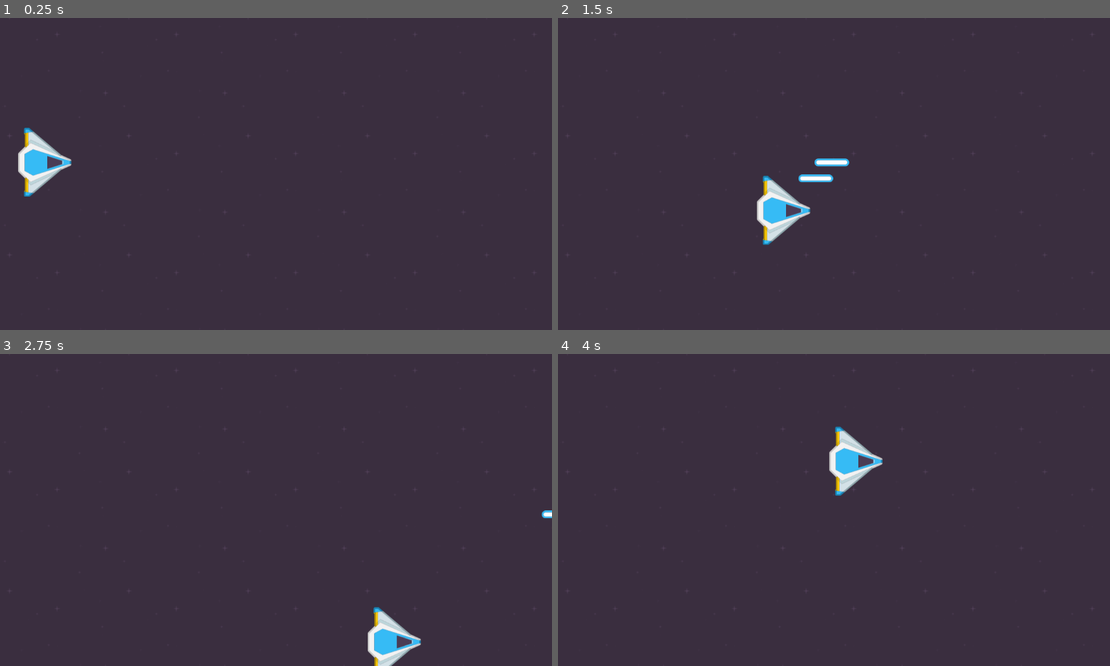
Above: before the commit, frames 1-4 (two rows, left to right).
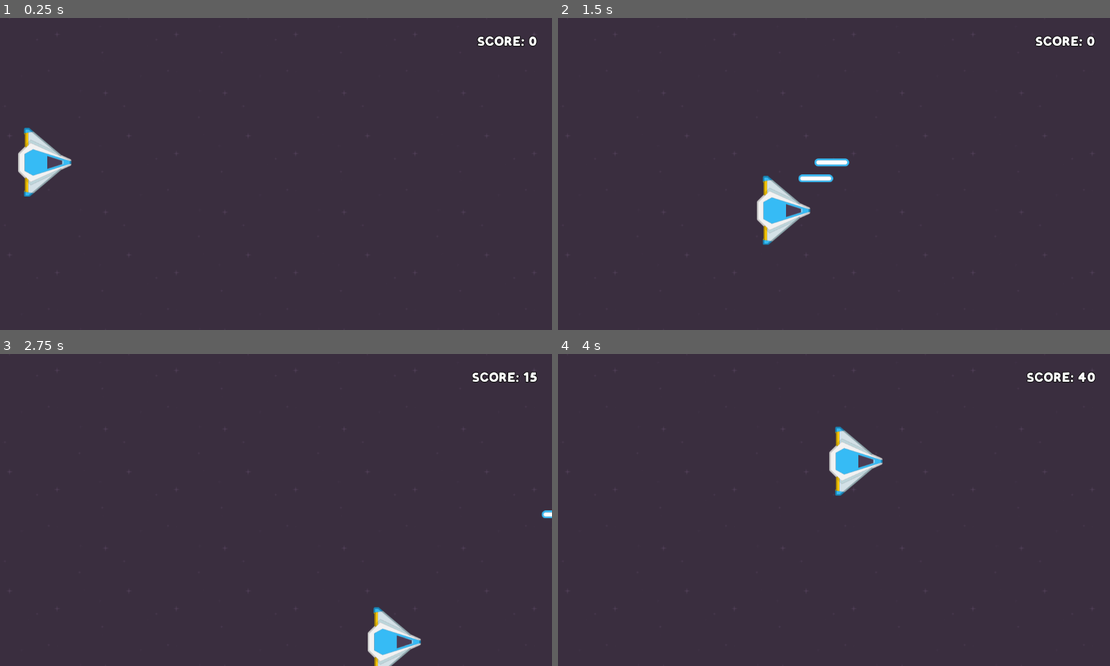
Above: after the commit, the same moments.

Repository: nikolasmdr08/Asteroid_shooter_godot
Game: Godot game, scene res://Scenes/main.tscn
The game is run twice, just before and just after one commit, with the same random seed, the same clock (stepped at 60 frames per second) and the same inputs.
Inputs:
- Up to frame 1 (0.25 s): no input
- Up to frame 2 (1.5 s): tap Enter at 0.5 s; hold D (right) 0.53-1.28 s; tap Z (fire) at 0.6, 1.35 s; hold S (down) from 1.28 s (still down)
- Up to frame 3 (2.75 s): release S (down) at 2.03 s; hold D (right) from 2.03 s (still down); tap Z (fire) at 2.1 s
- Up to frame 4 (4 s): release D (right) at 2.78 s; hold W (up) 2.78-3.53 s; tap Z (fire) at 2.85, 3.6 s; hold A (left) from 3.53 s (still down)

The runs differ from the first frame. In frame 1, 0.2% of the frame differs, in the area x 86-98%, y 5-10%; in frame 2, 0.2%; in frame 3, 0.3%; in frame 4, 0.3%, in the area x 84-98%, y 5-10%.

Commit message:
hud and score

Diff:
--- a/Scenes/Asteroids/asterorid.gd
+++ b/Scenes/Asteroids/asterorid.gd
@@ -4,8 +4,11 @@
 @export var max_move_speed: float
 @export var min_rotation_speed: float
 @export var max_rotation_speed: float
+
+@export var reward: int
 var move_speed: float
 var rotation_speed: float
+
 
 func _ready() -> void:
 	move_speed = randf_range(min_move_speed, max_move_speed)
@@ -18,5 +21,7 @@
 func _on_area_entered(area: Area2D) -> void:
 	var is_the_player = area.is_in_group("player")
 	var is_a_laser = area.is_in_group("laser")
+	if is_a_laser:
+		GameManager.add_score(reward)
 	if is_the_player or is_a_laser:
 		queue_free()
--- a/Scenes/Asteroids/big_asterorid.tscn
+++ b/Scenes/Asteroids/big_asterorid.tscn
@@ -1,6 +1,6 @@
 [gd_scene load_steps=4 format=3 uid="uid://c13adlphmivom"]
 
-[ext_resource type="Script" uid="uid://1ptiy7550r0q" path="res://Scenes/Asteroids/asterorid.gd" id="1_e6q2h"]
+[ext_resource type="Script" uid="uid://1ptiy7550r0q" path="res://scenes/asteroids/asterorid.gd" id="1_e6q2h"]
 [ext_resource type="Texture2D" uid="uid://jn5b0wj05dei" path="res://assets/sprites/rock-big.png" id="1_mpwei"]
 
 [sub_resource type="CircleShape2D" id="CircleShape2D_e6q2h"]
@@ -12,6 +12,7 @@
 max_move_speed = 400.0
 min_rotation_speed = 1.0
 max_rotation_speed = 3.0
+reward = 5
 metadata/_edit_group_ = true
 
 [node name="Sprite2D" type="Sprite2D" parent="."]
--- a/Scenes/Asteroids/medium_asteroid.tscn
+++ b/Scenes/Asteroids/medium_asteroid.tscn
@@ -1,7 +1,7 @@
 [gd_scene load_steps=4 format=3 uid="uid://dv6fpewnvjlfy"]
 
 [ext_resource type="Texture2D" uid="uid://chs4fekn8uh2f" path="res://assets/sprites/rock-medium.png" id="1_bbuue"]
-[ext_resource type="Script" uid="uid://1ptiy7550r0q" path="res://Scenes/Asteroids/asterorid.gd" id="1_dk8ra"]
+[ext_resource type="Script" uid="uid://1ptiy7550r0q" path="res://scenes/asteroids/asterorid.gd" id="1_dk8ra"]
 
 [sub_resource type="CircleShape2D" id="CircleShape2D_dk8ra"]
 radius = 51.2445
@@ -12,6 +12,7 @@
 max_move_speed = 400.0
 min_rotation_speed = 1.0
 max_rotation_speed = 3.0
+reward = 10
 metadata/_edit_group_ = true
 
 [node name="Sprite2D" type="Sprite2D" parent="."]
--- a/Scenes/Asteroids/small_asteroid.tscn
+++ b/Scenes/Asteroids/small_asteroid.tscn
@@ -1,6 +1,6 @@
 [gd_scene load_steps=4 format=3 uid="uid://dq7vkrb4gju3t"]
 
-[ext_resource type="Script" uid="uid://1ptiy7550r0q" path="res://Scenes/Asteroids/asterorid.gd" id="1_442d1"]
+[ext_resource type="Script" uid="uid://1ptiy7550r0q" path="res://scenes/asteroids/asterorid.gd" id="1_442d1"]
 [ext_resource type="Texture2D" uid="uid://bqej1gk5el25i" path="res://assets/sprites/rock-small.png" id="1_hlgxd"]
 
 [sub_resource type="CircleShape2D" id="CircleShape2D_442d1"]
@@ -12,6 +12,7 @@
 max_move_speed = 400.0
 min_rotation_speed = 1.0
 max_rotation_speed = 3.0
+reward = 15
 metadata/_edit_group_ = true
 
 [node name="Sprite2D" type="Sprite2D" parent="."]
--- a/Scenes/Laser/laser.tscn
+++ b/Scenes/Laser/laser.tscn
@@ -1,6 +1,6 @@
 [gd_scene load_steps=4 format=3 uid="uid://1hvin4mugfrt"]
 
-[ext_resource type="Script" uid="uid://6iyevg2ennxu" path="res://Scenes/Laser/laser.gd" id="1_1jwx5"]
+[ext_resource type="Script" uid="uid://6iyevg2ennxu" path="res://scenes/laser/laser.gd" id="1_1jwx5"]
 [ext_resource type="Texture2D" uid="uid://bqqko62dmon8" path="res://assets/sprites/laser.png" id="1_icatn"]
 
 [sub_resource type="RectangleShape2D" id="RectangleShape2D_1jwx5"]
--- a/Scenes/Player/player.tscn
+++ b/Scenes/Player/player.tscn
@@ -1,6 +1,6 @@
 [gd_scene load_steps=5 format=3 uid="uid://bcbotp7twsao7"]
 
-[ext_resource type="Script" uid="uid://dyjk2wxurkdkg" path="res://Scenes/Player/player.gd" id="1_a3d8c"]
+[ext_resource type="Script" uid="uid://dyjk2wxurkdkg" path="res://scenes/player/player.gd" id="1_a3d8c"]
 [ext_resource type="Texture2D" uid="uid://dsir3xyw5p4q" path="res://assets/sprites/ship.png" id="1_uvnfx"]
 
 [sub_resource type="CircleShape2D" id="CircleShape2D_a3d8c"]
--- a/Scenes/main.tscn
+++ b/Scenes/main.tscn
@@ -1,12 +1,13 @@
-[gd_scene load_steps=10 format=3 uid="uid://n8hht5bl3ypp"]
+[gd_scene load_steps=11 format=3 uid="uid://n8hht5bl3ypp"]
 
 [ext_resource type="Texture2D" uid="uid://cpmgydre6od7p" path="res://assets/sprites/background.png" id="1_jjgbg"]
-[ext_resource type="PackedScene" uid="uid://c13adlphmivom" path="res://Scenes/Asteroids/big_asterorid.tscn" id="2_bo1nx"]
-[ext_resource type="PackedScene" uid="uid://1hvin4mugfrt" path="res://Scenes/Laser/laser.tscn" id="3_6bp64"]
-[ext_resource type="PackedScene" uid="uid://bcbotp7twsao7" path="res://Scenes/Player/player.tscn" id="3_8gbba"]
-[ext_resource type="Script" uid="uid://c8t5k22dbyq44" path="res://Scenes/asteroid_spawner.gd" id="4_jjvhh"]
-[ext_resource type="PackedScene" uid="uid://dq7vkrb4gju3t" path="res://Scenes/Asteroids/small_asteroid.tscn" id="5_21xkr"]
-[ext_resource type="PackedScene" uid="uid://dv6fpewnvjlfy" path="res://Scenes/Asteroids/medium_asteroid.tscn" id="6_6bp64"]
+[ext_resource type="PackedScene" uid="uid://c13adlphmivom" path="res://scenes/asteroids/big_asterorid.tscn" id="2_bo1nx"]
+[ext_resource type="PackedScene" uid="uid://1hvin4mugfrt" path="res://scenes/laser/laser.tscn" id="3_6bp64"]
+[ext_resource type="PackedScene" uid="uid://bcbotp7twsao7" path="res://scenes/player/player.tscn" id="3_8gbba"]
+[ext_resource type="Script" uid="uid://c8t5k22dbyq44" path="res://scenes/asteroid_spawner/asteroid_spawner.gd" id="4_jjvhh"]
+[ext_resource type="PackedScene" uid="uid://dq7vkrb4gju3t" path="res://scenes/asteroids/small_asteroid.tscn" id="5_21xkr"]
+[ext_resource type="PackedScene" uid="uid://dv6fpewnvjlfy" path="res://scenes/asteroids/medium_asteroid.tscn" id="6_6bp64"]
+[ext_resource type="PackedScene" uid="uid://slosun2rp684" path="res://scenes/ui/hud/hud.tscn" id="8_344ge"]
 
 [sub_resource type="RectangleShape2D" id="RectangleShape2D_8gbba"]
 size = Vector2(1152, 20)
@@ -62,4 +63,9 @@
 [node name="Timer" type="Timer" parent="."]
 autostart = true
 
+[node name="UILayer" type="CanvasLayer" parent="."]
+
+[node name="HUD" parent="UILayer" instance=ExtResource("8_344ge")]
+metadata/_edit_lock_ = true
+
 [connection signal="timeout" from="Timer" to="AsteroidSpawner" method="_on_timer_timeout"]
--- /dev/null
+++ b/Scenes/ui/hud/hud.tscn
@@ -0,0 +1,32 @@
+[gd_scene load_steps=3 format=3 uid="uid://slosun2rp684"]
+
+[ext_resource type="LabelSettings" uid="uid://cr2dlehbswwsy" path="res://resorces/hud.tres" id="1_bngdn"]
+[ext_resource type="Script" uid="uid://hgu2semxlnjd" path="res://scenes/ui/hud/score_label.gd" id="2_qao66"]
+
+[node name="HUD" type="Control"]
+layout_mode = 3
+anchors_preset = 15
+anchor_right = 1.0
+anchor_bottom = 1.0
+grow_horizontal = 2
+grow_vertical = 2
+
+[node name="MarginContainer" type="MarginContainer" parent="."]
+layout_mode = 1
+anchors_preset = 15
+anchor_right = 1.0
+anchor_bottom = 1.0
+grow_horizontal = 2
+grow_vertical = 2
+theme_override_constants/margin_left = 30
+theme_override_constants/margin_top = 30
+theme_override_constants/margin_right = 30
+theme_override_constants/margin_bottom = 30
+
+[node name="ScoreLabel" type="Label" parent="MarginContainer"]
+layout_mode = 2
+size_flags_horizontal = 8
+size_flags_vertical = 0
+text = "SCORE: 0"
+label_settings = ExtResource("1_bngdn")
+script = ExtResource("2_qao66")
--- /dev/null
+++ b/Scenes/ui/hud/score_label.gd
@@ -0,0 +1,4 @@
+extends Label
+
+func _process(delta: float) -> void:
+	text = "SCORE: " + str(GameManager.score)
--- /dev/null
+++ b/autoloads/game_manager.gd
@@ -0,0 +1,10 @@
+extends Node
+
+var score = 0
+
+func _process(delta: float) -> void:
+	pass
+
+func add_score(points):
+	score+=points
+	print(score)
--- a/project.godot
+++ b/project.godot
@@ -14,6 +14,10 @@
 run/main_scene="uid://n8hht5bl3ypp"
 config/features=PackedStringArray("4.4", "Mobile")
 config/icon="res://icon.svg"
+
+[autoload]
+
+GameManager="*res://autoloads/game_manager.gd"
 
 [global_group]
 
--- /dev/null
+++ b/resorces/hud.tres
@@ -0,0 +1,9 @@
+[gd_resource type="LabelSettings" load_steps=2 format=3 uid="uid://cr2dlehbswwsy"]
+
+[ext_resource type="FontFile" uid="uid://dm0sb6w8xpefj" path="res://assets/fonts/Zyzol.otf" id="1_c3fpm"]
+
+[resource]
+font = ExtResource("1_c3fpm")
+font_size = 28
+outline_size = 5
+outline_color = Color(0, 0, 0, 1)
Renamed: Scenes/asteroid_spawner.gd -> Scenes/asteroid_spawner/asteroid_spawner.gd
Renamed: Scenes/asteroid_spawner.gd.uid -> Scenes/asteroid_spawner/asteroid_spawner.gd.uid
Not shown, added: Scenes/ui/hud/score_label.gd.uid
Not shown, added: autoloads/game_manager.gd.uid
